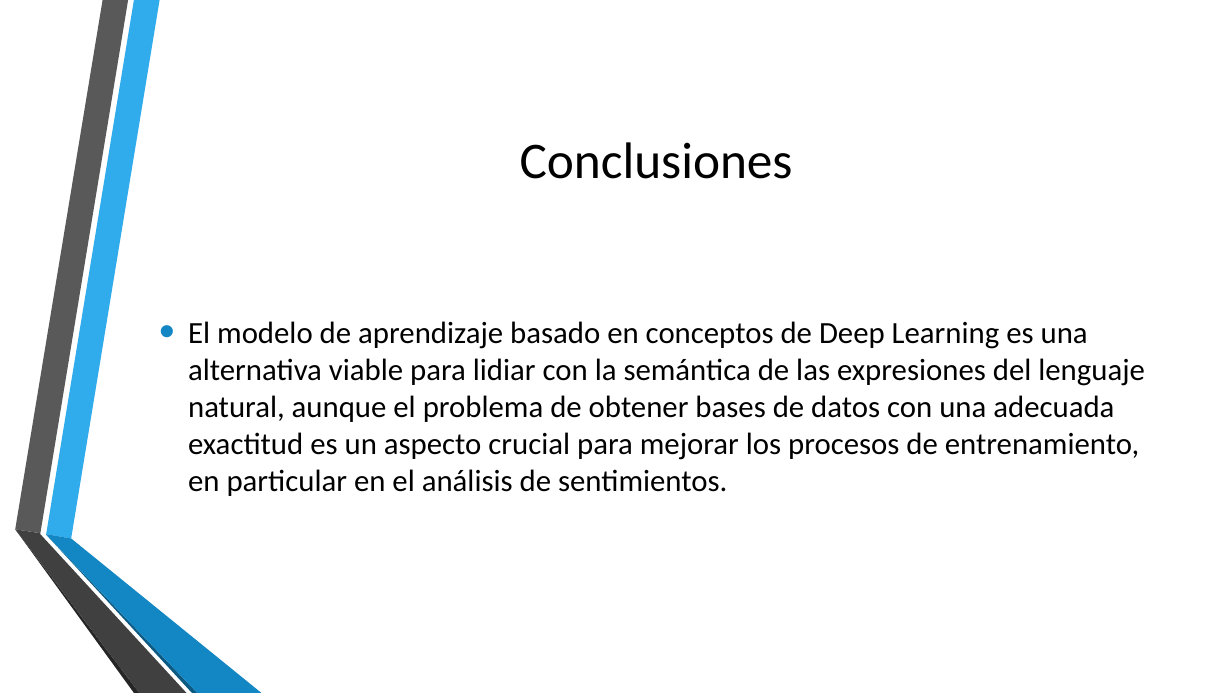
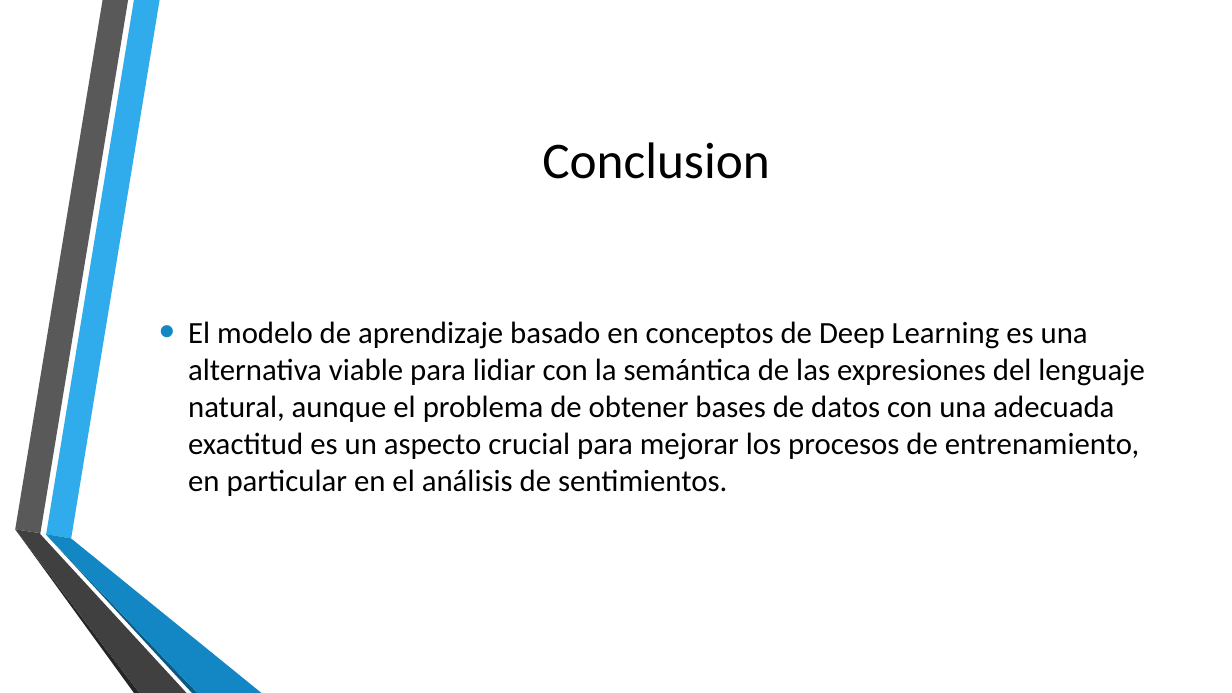
Before and after one commit to gcvalderrama/pucp_dl_RNTN, a slide deck: slide 23 of Análisis de sentimientos en reseñas de películas mediante.pptx (slide 20 before the commit). Drawn at 1232x693 pixels with LibreOffice and Linux fonts; fonts in the diff are those of the drawing; background and template pictures are left out. Boxes give left, top, right and bottom in pixels: in the first picture for what was removed or moved away, otherwise in the second. Text is boxed around its words. In the diff, an @@ line names an element or a change of style, - is before the commit and + after.

Commit message:
add text and presentation

```diff
--- a/Análisis de sentimientos en reseñas de películas mediante.pptx
+++ b/Análisis de sentimientos en reseñas de películas mediante.pptx
@@ title at (542,142,769,179): text changed @@
-Conclusiones
+Conclusion
```
Also in this commit, not shown: 1 other slide changed, 3 slides added, 6 other files.
